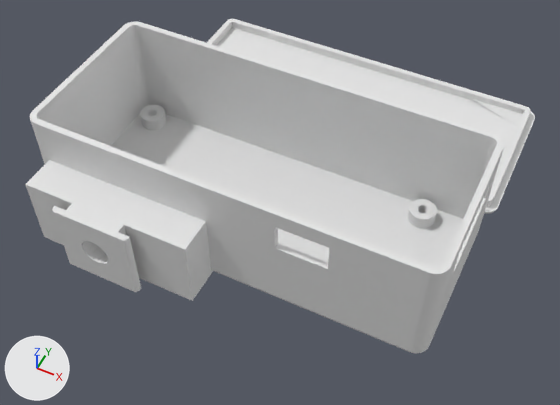
Before and after pictures for a commit that changed the Blender file enclosure/enclosure.blend.
One viewpoint serves both versions: a 50 mm lens placed at (57.9, -98.3, 132.5), pointed at (6.2, 5.0, 3.3). Arrows for +X, +Y and +Z are at lower left; the lights stay in place.

The older version as bpy lines, for what is in view:
```python
me_backplate = bpy.data.meshes.new('Backplate')
me_backplate.from_pydata(...)  # 5838 vertices, 11664 faces; spans x -40.6..48.1, y -2.7..23.9, z -21.6..16.8
me_flash_bracket = bpy.data.meshes.new('Flash Bracket')
me_flash_bracket.from_pydata(...)  # 81 vertices, 157 faces; spans x -17.9..20.0, y -2.1..10.5, z 2.1..19.0
me_pizero_scover = bpy.data.meshes.new('Pizero-Scover')
me_pizero_scover.from_pydata(...)  # 571 vertices, 1142 faces; spans x -40.7..48.1, y -16.9..21.4, z 0.0..3.4
ob_mount_point = bpy.data.objects.new('Mount Point', me_flash_bracket)
ob_mount_point.location = (-19.0, -26.0, -2.0)
ob_pizero_scover = bpy.data.objects.new('Pizero-Scover', me_pizero_scover)
ob_pizero_scover.location = (1.9, 40.7, 0.6)
ob_rear_enclosure = bpy.data.objects.new('Rear Enclosure', me_backplate)
ob_rear_enclosure.location = (0.0, 0.0, 3.0)
ob_rear_enclosure.rotation_euler = (1.571, 0.0, 0.0)  # degrees (90, 0, 0)
```
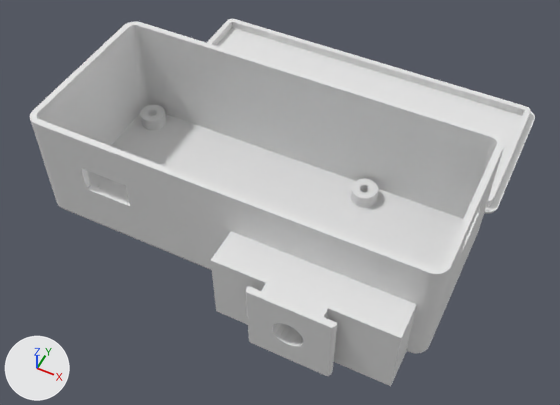
Pixel boxes [x1, y1, x2, y2] of what changed, in the pictures (560 x 405 px; the box of a moved part takes in the faces that stretch with it):
'Mount Point', moved: before [25, 160, 213, 301]; after [211, 231, 417, 386]
part 1 of me_backplate, moved or reshaped: [36, 116, 503, 351] in both

Edits to the bpy script that builds the scene:
```text
Change me_backplate:
    where me_backplate.from_pydata(...)  # 5838 vertices, 11664 faces; spans x -40.6..48.1, y -2.7..23.9, z -21.6..16.8
    used by ob_rear_enclosure; location = (0.0, 0.0, 3.0); rotation_euler = (1.571, 0.0, 0.0), in degrees (90, 0, 0)
    me_backplate part 1: 2532 of 5838 vertices moved; they spanned x 16.1..48.1, y -2.7..20.3, z -19.2..16.8 and now span x -28.4..48.1, y -2.7..19.2, z -19.2..16.8; mean shift (-13.8, 0.0, 0.0); largest move (27.0, 14.1, 16.8) -> (-17.5, 9.1, 16.8)
Change ob_mount_point:
    ob_mount_point.location: (-19.0, -26.0, -2.0) -> (24.4, -26.0, -2.0)
```
